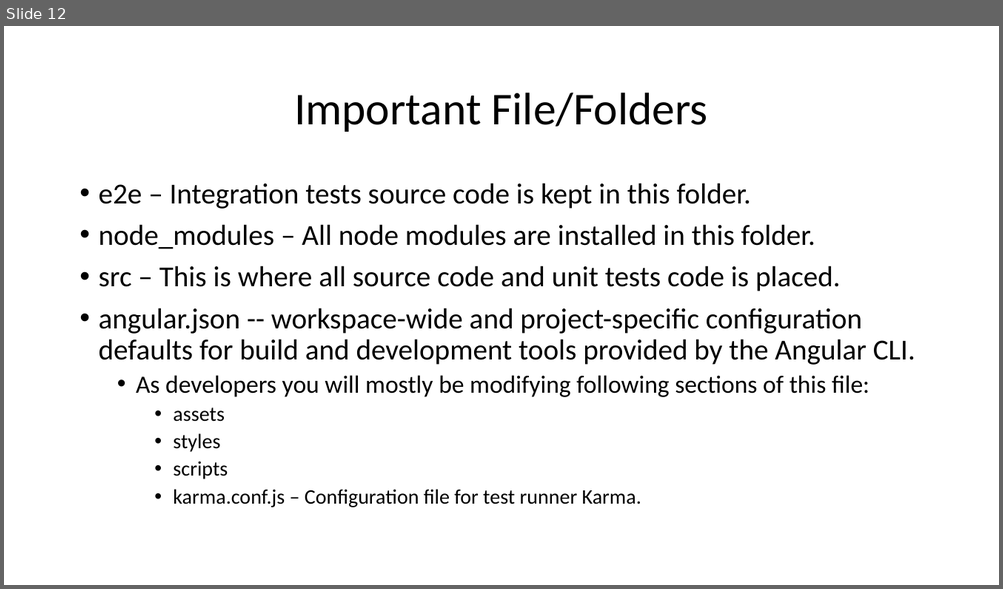
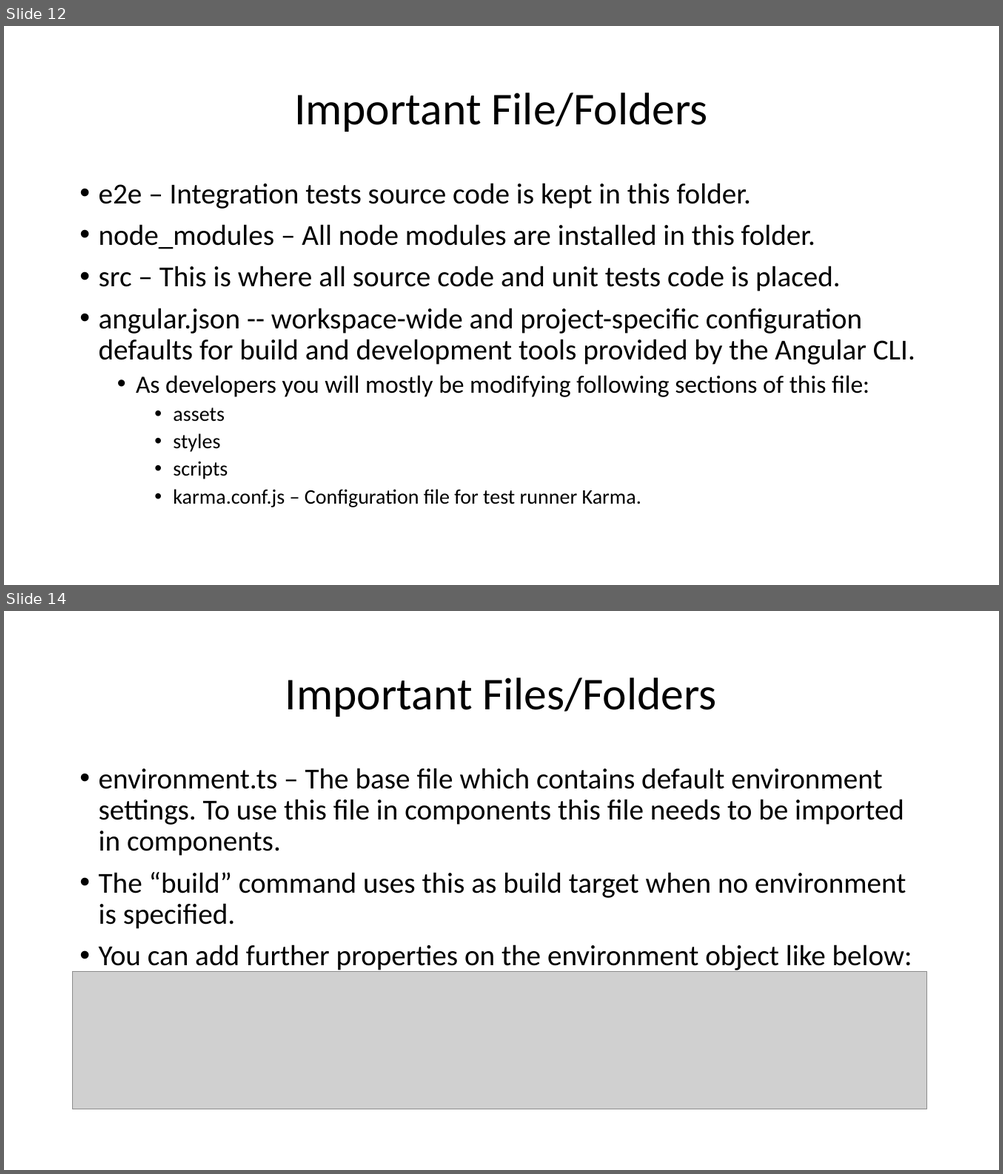
Before and after one commit to kontacthimanshu/angular-fundamentals, a slide deck: PPTs/02-AngularIntroduction.pptx. Shown one above the other, each under a label of ours: slide 12 before the commit, slides 12 and 14 after it; the slides between them are not shown. The pictures are 1003x589 and 1003x1174 pixels, drawn with LibreOffice and Linux fonts; fonts in the diff are those of the drawing; grey boxes stand for pictures. Boxes give left, top, right and bottom in pixels: in the first picture for what was removed or moved away, otherwise in the second. Text is boxed around its words. In the diff, an @@ line names an element or a change of style, - is before the commit and + after.

```diff
--- a/PPTs/02-AngularIntroduction.pptx
+++ b/PPTs/02-AngularIntroduction.pptx
@@ slide 14 added at (4, 611, 999, 1170), background #FFFFFF @@
@@ title added at (285, 678, 717, 717), 44 pt, text #000000 @@
+Important Files/Folders
@@ text added at (99, 768, 912, 974), 28 pt, text #000000 @@
+• environment.ts – The base file which contains default environment settings. To use this file in components this file needs to be imported in components.
+• The “build” command uses this as build target when no environment is specified.
+• You can add further properties on the environment object like below:
@@ picture added at (73, 972, 927, 1111) @@
```
Also in this commit, not shown: 1 slide changed, 5 other slides added, 7 other files.
